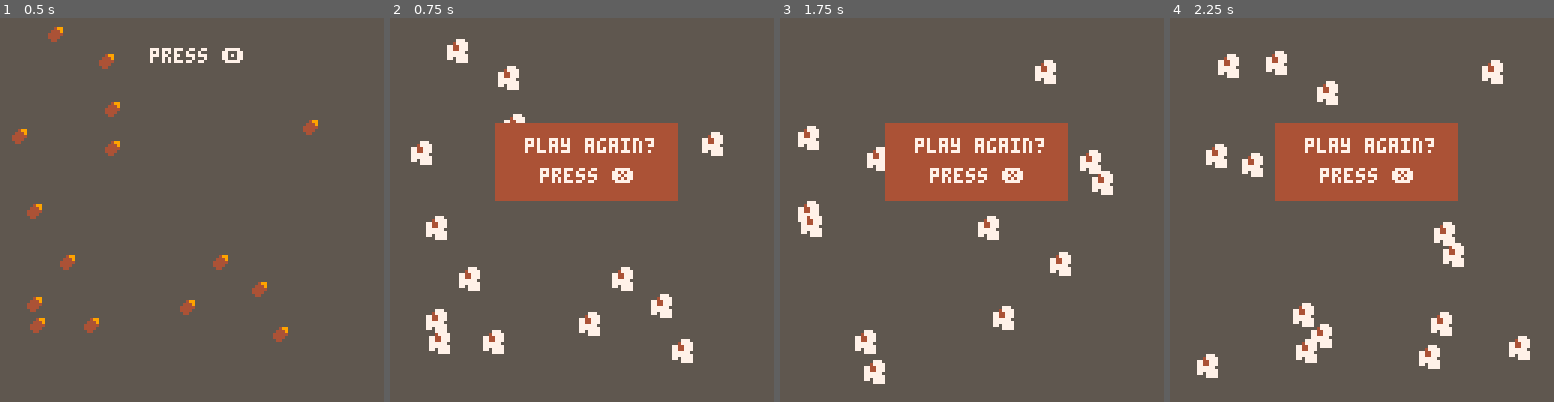
Above: before the commit, frames 1-4 (left to right).
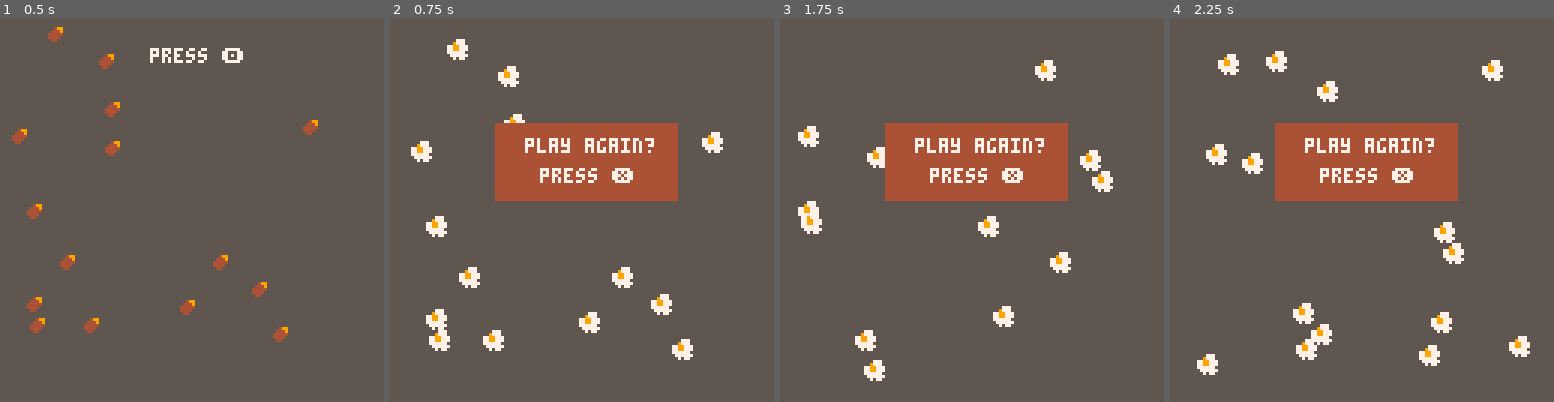
Above: after the commit, the same moments.

Repository: thoughtlesslabs/popper
Game: PICO-8 cartridge popper.p8
Same seed, same stepped clock (60 frames per second), same inputs: the game is played once before the commit and once after it.
Inputs:
- Up to frame 1 (0.5 s): tap X (X key) at 0.33 s
- Up to frame 2 (0.75 s): tap O (Z key) at 0.7 s
- Up to frame 3 (1.75 s): tap X (X key) at 1.07 s; tap O (Z key) at 1.7 s
- Up to frame 4 (2.25 s): tap X (X key) at 1.85 s; tap O (Z key) at 2.1 s

Frame 1 is identical in both runs. In frame 2, 1.3% of the frame differs, in the area x 5-87%, y 6-90%; in frame 3, 1.1%; in frame 4, 1.4%, in the area x 7-94%, y 9-94%.

Commit message:
Updated look of popcorn again

Diff:
--- a/popper.p8
+++ b/popper.p8
@@ -95,142 +95,141 @@
 end
 __gfx__
 00000000000777000000000000000000000000000000000000000000000000000000000000000000000000000000000000000000000000000000000000000000
-00000000004777700000499000000000000000000000000000000000000000000000000000000000000000000000000000000000000000000000000000000000
-00700700774477700004449000000000000000000000000000000000000000000000000000000000000000000000000000000000000000000000000000000000
-00077000774477700044444000000000000000000000000000000000000000000000000000000000000000000000000000000000000000000000000000000000
+00000000009777000000499000000000000000000000000000000000000000000000000000000000000000000000000000000000000000000000000000000000
+00700700779977700004449000000000000000000000000000000000000000000000000000000000000000000000000000000000000000000000000000000000
+00077000779977700044444000000000000000000000000000000000000000000000000000000000000000000000000000000000000000000000000000000000
 00077000777777000044440000000000000000000000000000000000000000000000000000000000000000000000000000000000000000000000000000000000
-00700700777777700004400000000000000000000000000000000000000000000000000000000000000000000000000000000000000000000000000000000000
-00000000770777700000000000000000000000000000000000000000000000000000000000000000000000000000000000000000000000000000000000000000
-00000000000777700000000000000000000000000000000000000000000000000000000000000000000000000000000000000000000000000000000000000000
-…(132 lines of a section not shown)…
+00700700077777700004400000000000000000000000000000000000000000000000000000000000000000000000000000000000000000000000000000000000
+00000000007077000000000000000000000000000000000000000000000000000000000000000000000000000000000000000000000000000000000000000000
+…(132 lines of a section not shown)…
